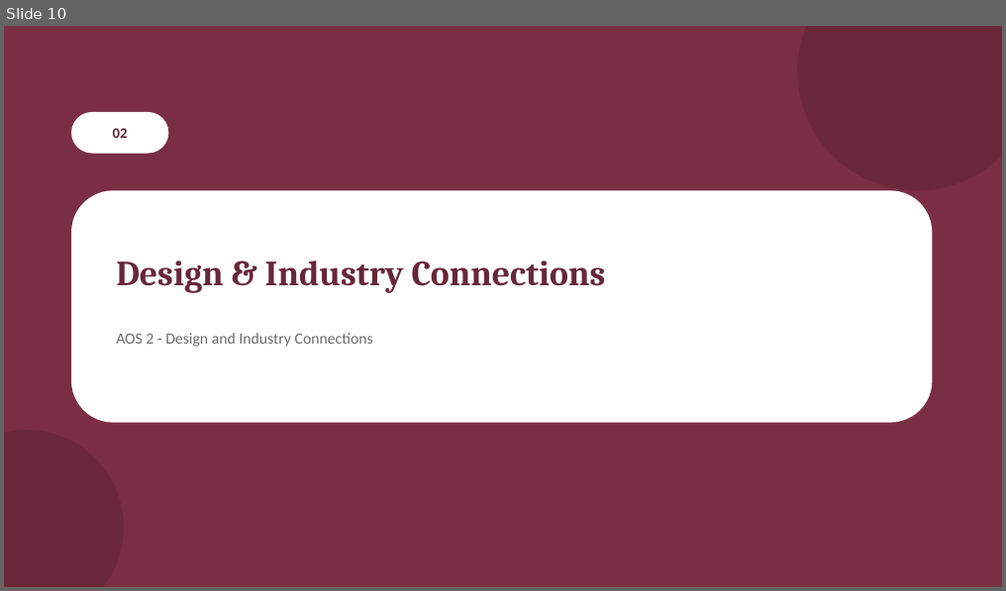
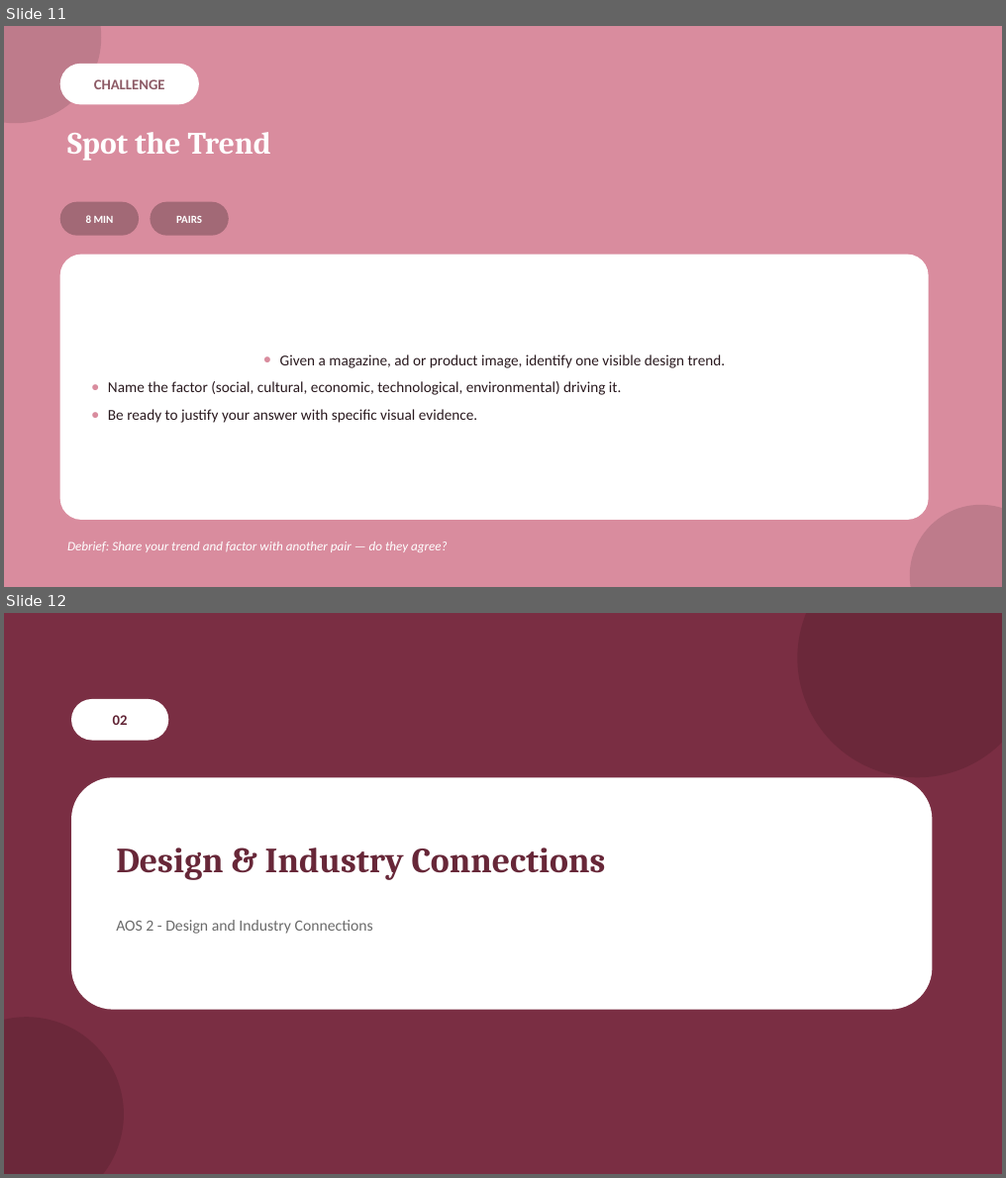
Before and after one commit to melodywyc0710/chuck, a slide deck: teaching-materials/vcd-vce/powerpoint/Unit2-Design-Contexts-and-Connections.pptx. Shown one above the other, each under a label of ours: slide 10 before the commit, slides 11 and 12 after it. The pictures are 1006x591 and 1006x1178 pixels, drawn with LibreOffice and Linux fonts; fonts in the diff are those of the drawing. Boxes give left, top, right and bottom in pixels: in the first picture for what was removed or moved away, otherwise in the second. Text is boxed around its words. In the diff, an @@ line names an element or a change of style, - is before the commit and + after.

```diff
--- a/teaching-materials/vcd-vce/powerpoint/Unit2-Design-Contexts-and-Connections.pptx
+++ b/teaching-materials/vcd-vce/powerpoint/Unit2-Design-Contexts-and-Connections.pptx
@@ slide 11 added at [4,26,1002,587], background #D98C9E @@
@@ ellipse added at [4,26,101,123], fill #BE7B8B @@
@@ rounded rectangle added at [60,64,199,104], fill #FFFFFF, 14 pt, text #8D5B66, bold @@
+CHALLENGE
@@ text added at [67,132,271,161], 30 pt, text #FFFFFF, bold @@
+Spot the Trend
@@ rounded rectangle added at [60,202,139,236], fill #A26976, 10.5 pt, text #FFFFFF, bold @@
+8 MIN
@@ rounded rectangle added at [150,202,229,236], fill #A26976, 10.5 pt, text #FFFFFF, bold @@
+PAIRS
@@ rounded rectangle added at [60,255,929,520], fill #FFFFFF, 14.5 pt, text #2A1A1F @@
+● Given a magazine, ad or product image, identify one visible design trend.
+● Name the factor (social, cultural, economic, technological, environmental) driving it.
+● Be ready to justify your answer with specific visual evidence.
@@ ellipse added at [910,505,1002,587], fill #BE7B8B @@
@@ text added at [67,542,448,553], 12.5 pt, text #FFFFFF, italic @@
+Debrief: Share your trend and factor with another pair — do they agree?
@@ what was slide 10 is now slide 12 @@
```
Also in this commit, not shown: 5 other slides added, 4 other files.
